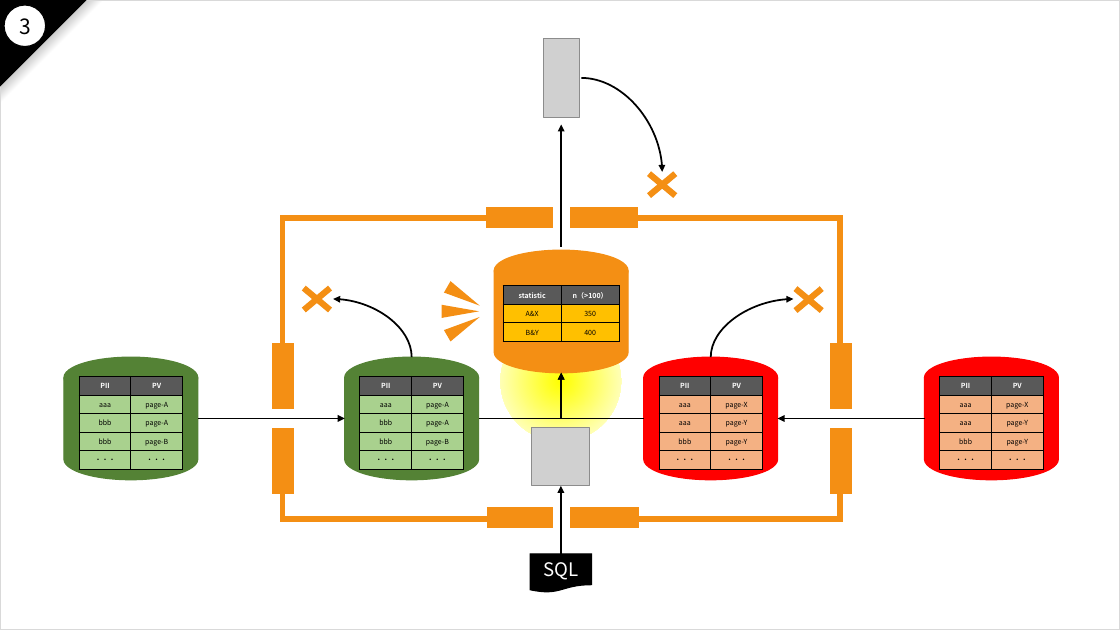
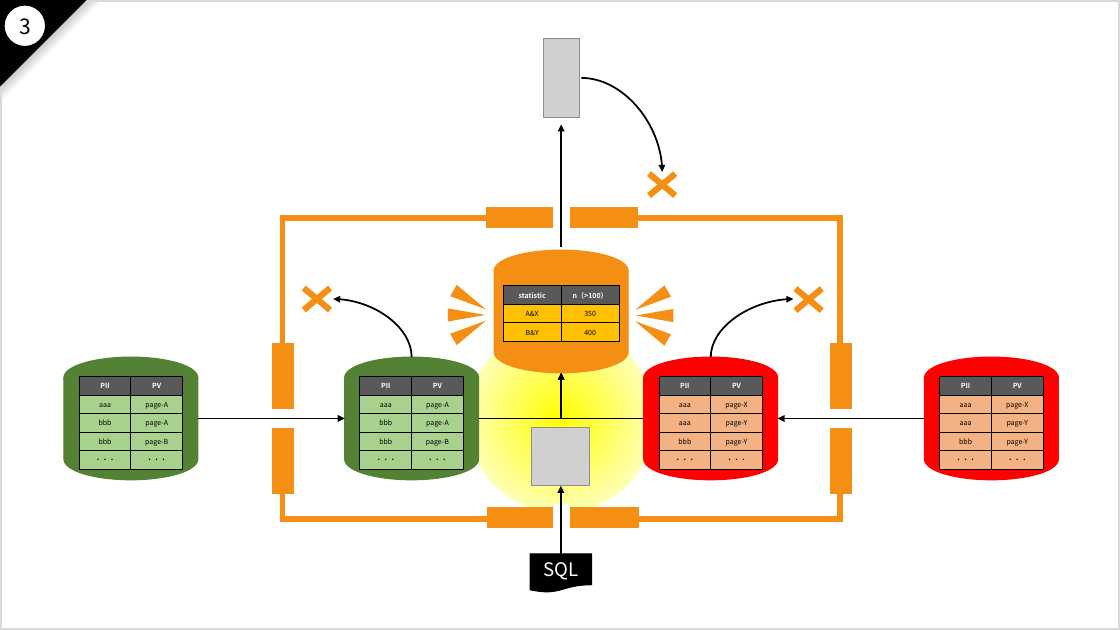
Before and after one commit to nakayama-kazuki/2021, a slide deck: slide 22 of pptx/power-punch-v2.pptx (slide 25 before the commit). Drawn at 1120x630 pixels with LibreOffice and Linux fonts; fonts in the diff are those of the drawing; grey boxes stand for pictures. Boxes give left, top, right and bottom in pixels: in the first picture for what was removed or moved away, otherwise in the second. Text is boxed around its words. In the diff, an @@ line names an element or a change of style, - is before the commit and + after.

Commit message:
fixed

```diff
--- a/pptx/power-punch-v2.pptx
+++ b/pptx/power-punch-v2.pptx
@@ rectangle at box(0, 0, 1120, 630): outline #D9D9D9 1 pt to #D9D9D9 3 pt @@
@@ triangle added at box(632, 285, 672, 316), fill #F48F14 @@
@@ 3 triangles: place and size @@
-3 triangles at box(442, 281, 484, 342)
+3 triangles at box(448, 285, 489, 346)
@@ ellipse: place and size @@
-ellipse at box(501, 321, 622, 442)
+ellipse at box(468, 326, 655, 513)
@@ triangle added at box(632, 315, 672, 346), fill #F48F14 @@
@@ triangle added at box(636, 309, 673, 322), fill #F48F14 @@
```
Also in this commit, not shown: 137 other slides changed, 17 slides added, 4 slides removed.
